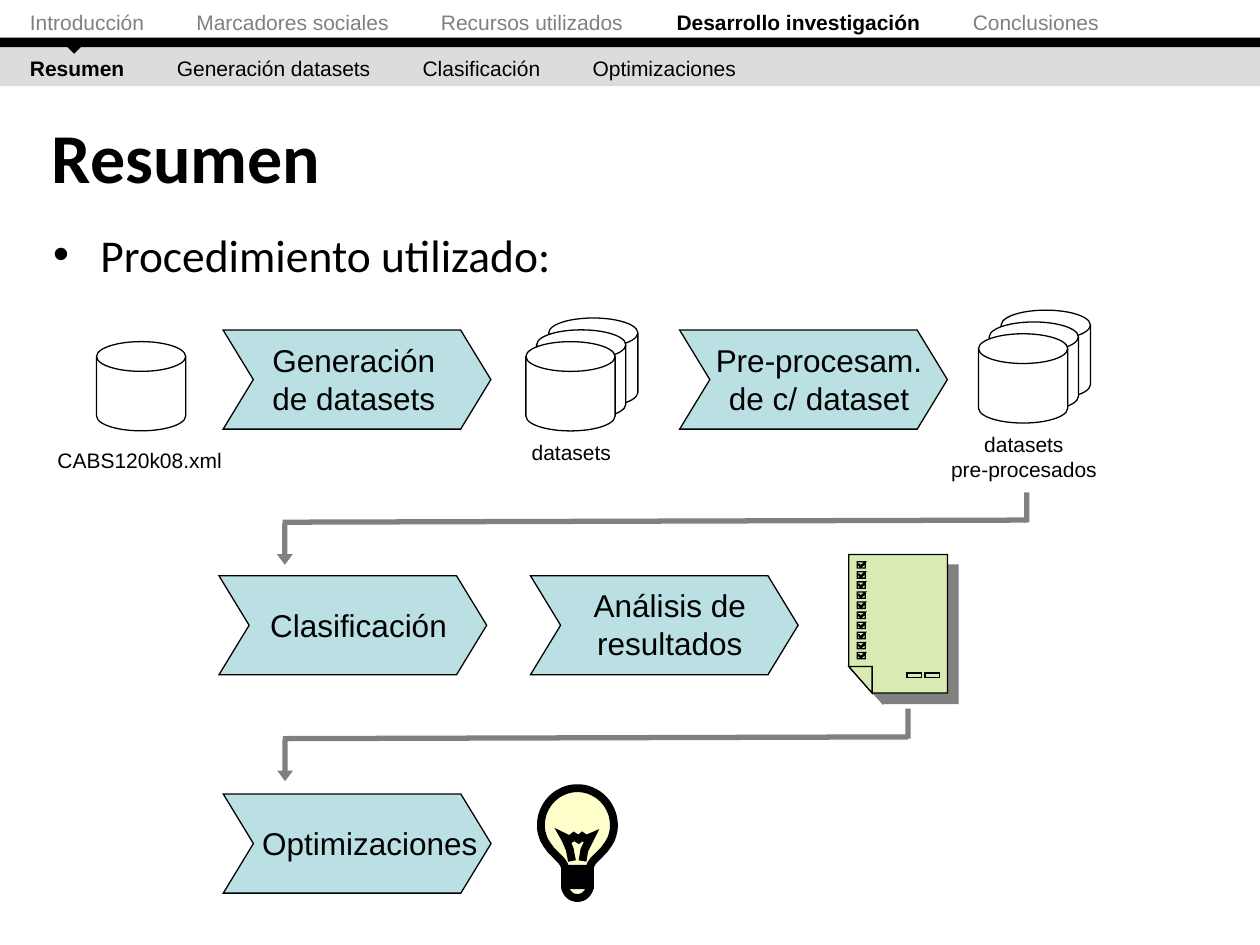
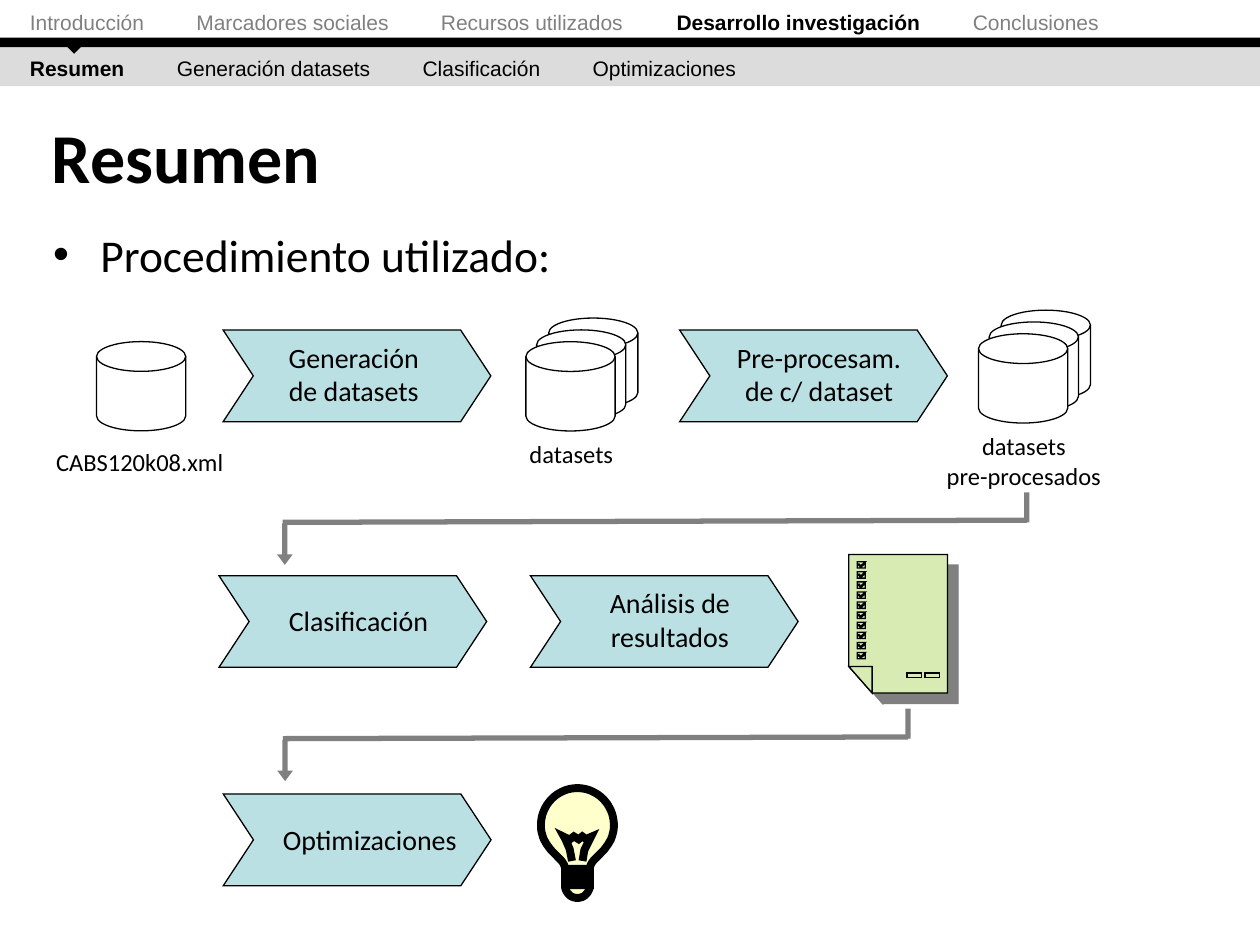
Before and after one commit to ak907kenai/nicotournetesis, a slide deck: slide 32 of docs_trunk/Nicolás Tourné - Presentación Tesis (v2).ppt (slide 35 before the commit). Drawn at 1260x945 pixels with LibreOffice and Linux fonts; fonts in the diff are those of the drawing. Boxes give left, top, right and bottom in pixels: in the first picture for what was removed or moved away, otherwise in the second. Text is boxed around its words. In the diff, an @@ line names an element or a change of style, - is before the commit and + after.

```diff
--- a/docs_trunk/Nicolás Tourné - Presentación Tesis (v2).ppt
+++ b/docs_trunk/Nicolás Tourné - Presentación Tesis (v2).ppt
@@ freeform shape resized from (x1=223, y1=330, x2=490, y2=430) to (x1=223, y1=330, x2=490, y2=422) @@
@@ size 18 to 16 pt, font Arial to Calibri; less space between paragraphs in 5 elements at (x1=283, y1=830, x2=457, y2=855), (x1=289, y1=611, x2=428, y2=632), (x1=737, y1=350, x2=901, y2=402), (x1=610, y1=593, x2=730, y2=648), (x1=289, y1=349, x2=419, y2=402) @@
@@ freeform shape resized from (x1=679, y1=330, x2=946, y2=430) to (x1=679, y1=330, x2=946, y2=422) @@
@@ size 12 to 14 pt, font Arial to Calibri; more space between paragraphs in 3 elements at (x1=529, y1=446, x2=613, y2=463), (x1=56, y1=454, x2=223, y2=472), (x1=947, y1=438, x2=1101, y2=489) @@
@@ freeform shape resized from (x1=219, y1=576, x2=486, y2=675) to (x1=219, y1=576, x2=486, y2=668) @@
@@ freeform shape resized from (x1=530, y1=576, x2=798, y2=675) to (x1=530, y1=576, x2=798, y2=668) @@
@@ freeform shape resized from (x1=223, y1=794, x2=491, y2=893) to (x1=223, y1=794, x2=491, y2=886) @@
```
Also in this commit, not shown: 19 other slides changed, 3 slides removed.
